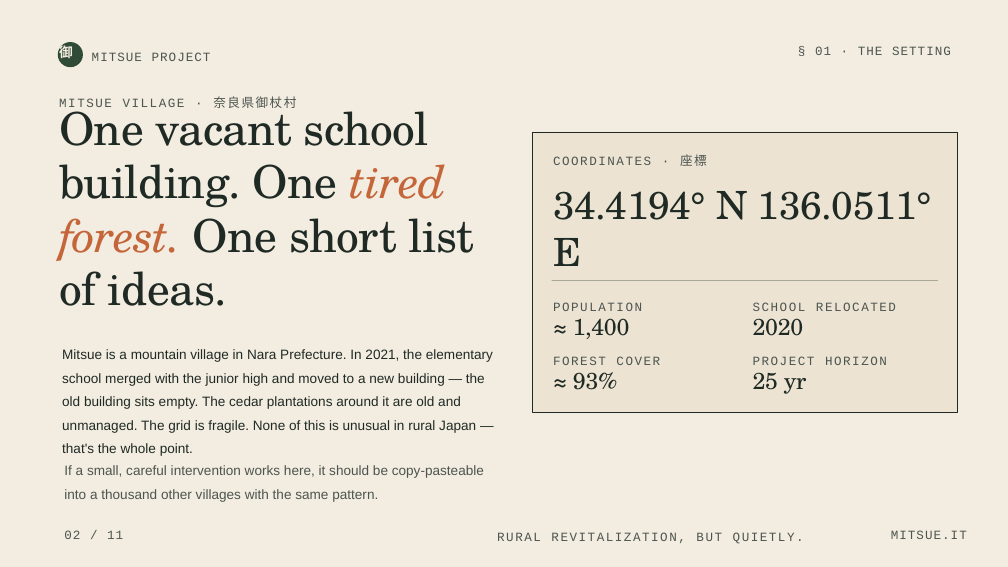
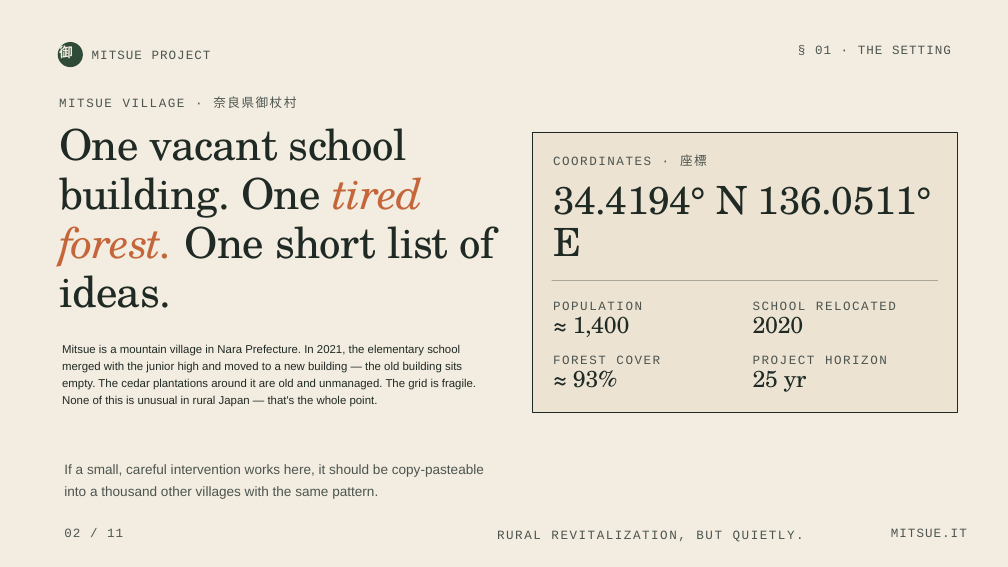
Before and after one commit to robouden/mitsue-ai-data-center, a slide deck: slide 2 of Mitsue Project Presentation.pptx. Drawn at 1008x567 pixels with LibreOffice and Linux fonts; fonts in the diff are those of the drawing. Boxes give left, top, right and bottom in pixels: in the first picture for what was removed or moved away, otherwise in the second. Text is boxed around its words. In the diff, an @@ line names an element or a change of style, - is before the commit and + after.

```diff
--- a/Mitsue Project Presentation.pptx
+++ b/Mitsue Project Presentation.pptx
@@ text "One vacant school building. One ...": place and size @@
-text "One vacant school building. One ..." at <box>59,99,474,306</box>
+text "One vacant school building. One ..." at <box>59,128,494,308</box>
@@ text "One vacant school building. One ..." at <box>59,128,494,308</box>: size 65 to 61.2 pt; line spacing 0.98 to 0.95 @@
@@ text "Mitsue is a mountain village ..." at <box>62,344,476,407</box>: size 19.4 to 16.3 pt; line spacing 1.45 to 1.25 @@
@@ line spacing 0.98 to 0.88 in 4 elements at <box>573,316,629,337</box>, <box>753,316,804,334</box>, <box>573,370,618,388</box>, <box>753,370,806,392</box> @@
@@ text "If a small, careful intervention ..." at <box>64,464,484,499</box>: line spacing 1.45 to 1.35 @@
@@ line spacing 1 to 0.9 in 9 elements at <box>92,50,211,59</box>, <box>553,186,932,256</box>, <box>553,301,642,310</box>, <box>753,301,896,310</box>, <box>553,355,660,364</box>, <box>753,355,887,364</box>, <box>497,530,804,542</box>, <box>64,528,123,537</box>, <box>891,528,967,537</box> @@
```
Also in this commit, not shown: 11 other slides changed, 33 other files.
